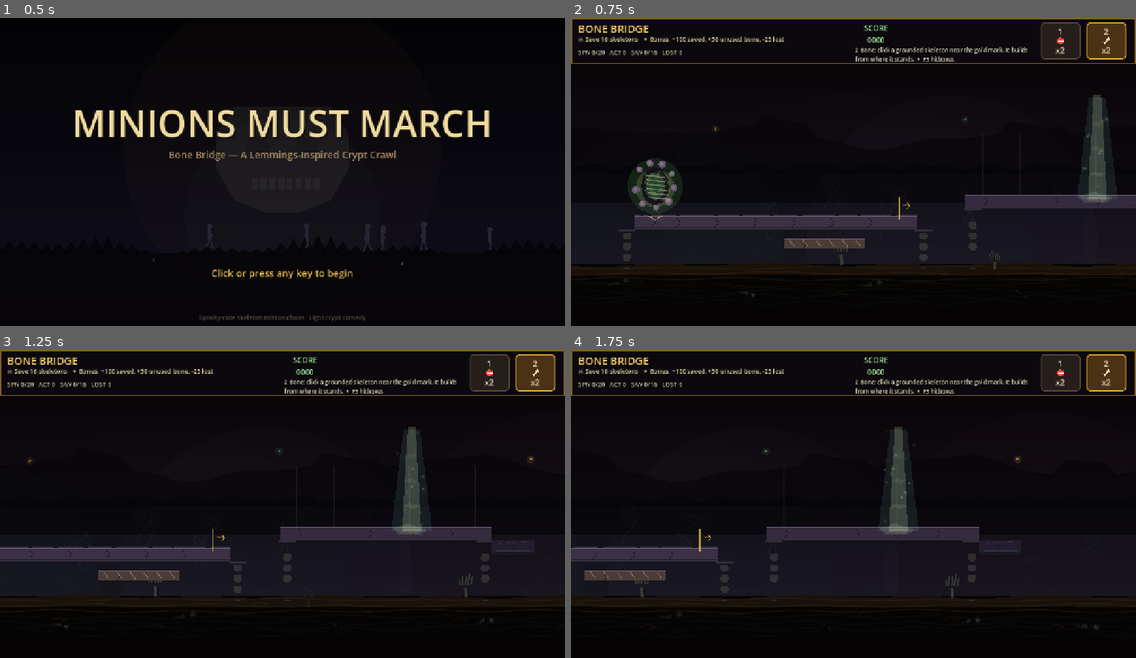
Above: before the commit, frames 1-4 (two rows, left to right).
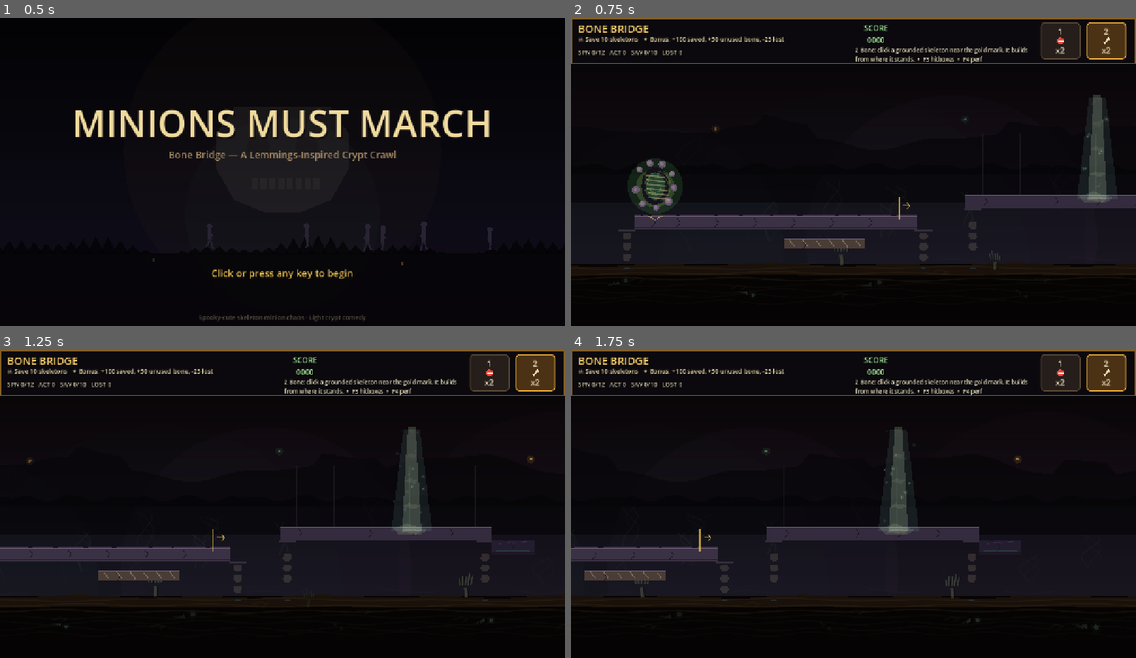
Above: after the commit, the same moments.

Repository: pwshfan1980h/minions-must-march
Game: Godot game, scene res://scenes/TitleScreen.tscn
Two runs of this game, one before a commit and one after it. Both use one fixed random seed, a clock stepped at 60 frames per second and the inputs below.
Inputs (mouse positions are in pixels of both pictures, inside the frame that each line leads up to):
- Up to frame 1 (0.5 s): no input
- Up to frame 2 (0.75 s): tap Enter at 0.5 s; move the mouse to (977, 159) at 0.52 s; hold D from 0.53 s (still down); tap R at 0.6 s; click (977, 159) at 0.67 s
- Up to frame 3 (1.25 s): keep holding D
- Up to frame 4 (1.75 s): keep holding D; tap A at 1.25 s; move the mouse to (740, 525) at 1.27 s; tap Z at 1.35 s

Frame 1 is identical in both runs. In frame 2, less than 0.1% of the frame differs, in the area x 4-73%, y 6-15%; in frame 3, less than 0.1%; in frame 4, less than 0.1%.

Commit message:
Tune skeleton crowd performance

Diff:
--- a/scenes/minions/SkeletonMinion.tscn
+++ b/scenes/minions/SkeletonMinion.tscn
@@ -29,3 +29,6 @@
 [node name="ClickShape" type="CollisionShape2D" parent="ClickArea"]
 position = Vector2(0, -8)
 shape = SubResource("CapsuleShape2D_click")
+
+[node name="VisibleOnScreenNotifier2D" type="VisibleOnScreenNotifier2D" parent="."]
+rect = Rect2(-40, -72, 80, 120)
--- a/scenes/ui/GameUI.tscn
+++ b/scenes/ui/GameUI.tscn
@@ -77,3 +77,11 @@
 horizontal_alignment = 1
 vertical_alignment = 1
 text = "CRYPT CLEARED"
+
+[node name="PerfLabel" type="Label" parent="."]
+visible = false
+offset_left = 16.0
+offset_top = 116.0
+offset_right = 420.0
+offset_bottom = 144.0
+text = "FPS 0   ACT 0   SPN 0/0   NODES 0"
--- a/scripts/core/level_state.gd
+++ b/scripts/core/level_state.gd
@@ -13,9 +13,9 @@
 	1: {
 		"name": "Bone Bridge",
 		"terrain": "level_001",
-		"rescue_required": 16,
-		"minions": 20,
-		"spawn_interval": 0.6,
+		"rescue_required": 10,
+		"minions": 12,
+		"spawn_interval": 0.9,
 		"blockers": 2,
 		"builders": 2,
 		"spawn_position": Vector2(220, 420),
@@ -26,9 +26,9 @@
 	2: {
 		"name": "The Crumblepath",
 		"terrain": "level_002",
-		"rescue_required": 14,
-		"minions": 20,
-		"spawn_interval": 0.55,
+		"rescue_required": 8,
+		"minions": 12,
+		"spawn_interval": 0.9,
 		"blockers": 1,
 		"builders": 1,
 		"spawn_position": Vector2(220, 420),
@@ -39,9 +39,9 @@
 	3: {
 		"name": "Turn, You Fools",
 		"terrain": "level_003",
-		"rescue_required": 15,
-		"minions": 18,
-		"spawn_interval": 0.6,
+		"rescue_required": 10,
+		"minions": 12,
+		"spawn_interval": 0.9,
 		"blockers": 1,
 		"builders": 0,
 		"spawn_position": Vector2(640, 420),
@@ -52,9 +52,9 @@
 	4: {
 		"name": "Two-Bridge Bypass",
 		"terrain": "level_004",
-		"rescue_required": 16,
-		"minions": 20,
-		"spawn_interval": 0.6,
+		"rescue_required": 10,
+		"minions": 12,
+		"spawn_interval": 0.9,
 		"blockers": 1,
 		"builders": 2,
 		"spawn_position": Vector2(220, 452),
--- a/scripts/effects/bone_splash.gd
+++ b/scripts/effects/bone_splash.gd
@@ -1,15 +1,17 @@
 extends Node2D
 
-const FRAGMENT_COUNT := 10
-const RIPPLE_COUNT := 5
+const FRAGMENT_COUNT := 6
+const RIPPLE_COUNT := 3
 const LIFE_SECONDS := 0.85
 const GRAVITY := 620.0
 const STYX_SURFACE_Y := 560.0
+const REDRAW_FPS := 30.0
 
 var _age := 0.0
 var _fragments: Array[Dictionary] = []
 var _ripples: Array[Dictionary] = []
 var _goop_jets: Array[Dictionary] = []
+var _redraw_timer := 0.0
 
 func _ready() -> void:
 	_build_fragments()
@@ -18,6 +20,7 @@
 
 func _process(delta: float) -> void:
 	_age += delta
+	_redraw_timer += delta
 	for fragment in _fragments:
 		fragment["velocity"].y += GRAVITY * delta
 		fragment["position"] += fragment["velocity"] * delta
@@ -27,7 +30,9 @@
 		queue_free()
 		return
 
-	queue_redraw()
+	if _redraw_timer >= 1.0 / REDRAW_FPS:
+		_redraw_timer = 0.0
+		queue_redraw()
 
 func _build_fragments() -> void:
 	var rng := RandomNumberGenerator.new()
@@ -55,7 +60,7 @@
 			"offset": rng.randf_range(-14.0, 14.0),
 			"phase": rng.randf_range(0.0, TAU),
 		})
-	for i in 8:
+	for i in 5:
 		_goop_jets.append({
 			"x": rng.randf_range(-24.0, 24.0),
 			"height": rng.randf_range(16.0, 42.0),
--- a/scripts/minions/skeleton_minion.gd
+++ b/scripts/minions/skeleton_minion.gd
@@ -7,7 +7,7 @@
 
 const BoneSplashScene := preload("res://scenes/effects/BoneSplash.tscn")
 
-const WALK_SPEED := 42.0
+const WALK_SPEED := 34.0
 const GRAVITY := 760.0
 const MAX_FALL_SPEED := 520.0
 const FATAL_FALL_SPEED := 470.0
@@ -16,7 +16,7 @@
 const BLOCKER_VERTICAL_TOLERANCE := 18.0
 const STYX_SURFACE_Y := 560.0
 const VISUAL_SCALE := 0.72
-const WALK_ANIM_FPS := 14.0
+const WALK_ANIM_FPS := 10.0
 const BUILDER_SWING_FPS := 5.5
 const BUILDER_PULSE_SECONDS := 0.46
 const VAULT_CONTACT_MAX_HEIGHT := 30.0
@@ -27,6 +27,9 @@
 const STYX_IMPACT_Y := STYX_SURFACE_Y - 2.0
 const STANCE_FRACTION := 0.6
 const FOOT_NEUTRAL_PITCH := 0.46
+const VISUAL_REDRAW_FPS := 24.0
+const OFFSCREEN_REDRAW_FPS := 8.0
+const BLOCKER_CHECK_INTERVAL := 0.08
 
 # Three body archetypes — each minion picks one at spawn. Within an archetype
 # we add small jitter so duplicates don't look copy-pasted, but the silhouette
@@ -89,16 +92,26 @@
 var _vault_cooldown := 0.0
 var _vault_anim_time := 0.0
 var _styx_death_started := false
+var _visual_redraw_timer := 0.0
+var _visual_redraw_requested := false
+var _is_on_screen := true
+var _blocker_check_timer := 0.0
+var _blocker_ahead_cached := false
 
 @onready var collision_shape: CollisionShape2D = $CollisionShape2D
 @onready var click_area: Area2D = $ClickArea
 @onready var click_shape: CollisionShape2D = $ClickArea/ClickShape
+@onready var screen_notifier: VisibleOnScreenNotifier2D = $VisibleOnScreenNotifier2D
 
 func _ready() -> void:
 	add_to_group("minions")
 	input_pickable = false
 	if click_area != null:
 		click_area.input_event.connect(_on_click_area_input_event)
+	if screen_notifier != null:
+		_is_on_screen = screen_notifier.is_on_screen()
+		screen_notifier.screen_entered.connect(_on_screen_entered)
+		screen_notifier.screen_exited.connect(_on_screen_exited)
 	var rng := RandomNumberGenerator.new()
 	rng.seed = int(get_instance_id())
 	var type_keys := BODY_TYPES.keys()
@@ -111,19 +124,21 @@
 	_bob_scale = float(bt["bob_scale"])
 	_stride_variant = float(bt["stride_speed"]) * rng.randf_range(0.95, 1.05)
 	_spine_variant = float(bt["spine_bias"]) + rng.randf_range(-0.05, 0.05)
-	queue_redraw()
+	_request_visual_redraw(true)
 
 func _process(delta: float) -> void:
+	_visual_redraw_timer += delta
 	# Tweened custom draw properties need redraws while the sinking corpse animates.
 	if not alive and not rescued:
-		queue_redraw()
+		_request_visual_redraw()
 	if is_builder:
 		_builder_anim_time += delta
 		_builder_pulse_time = maxf(0.0, _builder_pulse_time - delta)
-		queue_redraw()
+		_request_visual_redraw()
 	if _vault_anim_time > 0.0:
 		_vault_anim_time = maxf(0.0, _vault_anim_time - delta)
-		queue_redraw()
+		_request_visual_redraw()
+	_flush_visual_redraw_if_due()
 
 func _physics_process(delta: float) -> void:
 	if not alive or rescued:
@@ -140,7 +155,7 @@
 		var anim_frame := int(_walk_time * WALK_ANIM_FPS)
 		if anim_frame != _last_anim_frame:
 			_last_anim_frame = anim_frame
-			queue_redraw()
+			_request_visual_redraw()
 	if not is_blocker and not is_builder:
 		highest_fall_speed = maxf(highest_fall_speed, velocity.y)
 		if _is_tumbling:
@@ -148,7 +163,7 @@
 			var wobble := sin(_air_time * 8.5 + float(get_instance_id()) * 0.01) * 0.10
 			_visual_tumble_rotation += (_tumble_speed + wobble) * delta
 			_tumble_speed = clampf(_tumble_speed + signf(_tumble_speed) * 0.11 * delta, -4.8, 4.8)
-			queue_redraw()
+			_request_visual_redraw()
 
 	move_and_slide()
 
@@ -168,7 +183,7 @@
 			_stop_tumble()
 
 		if not is_blocker and not is_builder:
-			if _has_blocker_ahead():
+			if _has_blocker_ahead(delta):
 				_turn_around()
 			elif _is_blocked_ahead() and not _try_vault_ahead():
 				# A just-vaulted skeleton may still be settling onto the next step or
@@ -219,11 +234,11 @@
 		_builder_pulse_time = 0.0
 	velocity = Vector2.ZERO
 	_stop_tumble()
-	queue_redraw()
+	_request_visual_redraw(true)
 
 func play_builder_build_pulse(duration := BUILDER_PULSE_SECONDS) -> void:
 	_builder_pulse_time = duration
-	queue_redraw()
+	_request_visual_redraw(true)
 
 func become_blocker() -> bool:
 	if not alive or rescued or is_blocker or not is_on_floor():
@@ -232,7 +247,7 @@
 	_stop_tumble()
 	velocity = Vector2.ZERO
 	add_to_group("blockers")
-	queue_redraw()
+	_request_visual_redraw(true)
 	return true
 
 func resume_march() -> bool:
@@ -240,7 +255,7 @@
 		return false
 	is_blocker = false
 	remove_from_group("blockers")
-	queue_redraw()
+	_request_visual_redraw(true)
 	return true
 
 func die_to(kind: String) -> void:
@@ -312,7 +327,7 @@
 	_air_time = 0.0
 	_tumble_speed = direction * lerpf(2.05, 3.15, variant)
 	_visual_tumble_rotation = direction * lerpf(0.06, 0.14, variant)
-	queue_redraw()
+	_request_visual_redraw(true)
 
 func _stop_tumble() -> void:
 	if not _is_tumbling and absf(_visual_tumble_rotation) < 0.001:
@@ -322,7 +337,7 @@
 	_air_time = 0.0
 	_visual_tumble_rotation = 0.0
 	_sink_wobble = 0.0
-	queue_redraw()
+	_request_visual_redraw(true)
 
 func _spawn_bone_splash(spawn_position := Vector2.INF) -> void:
 	var splash := BoneSplashScene.instantiate()
@@ -331,7 +346,7 @@
 
 func _turn_around() -> void:
 	direction *= -1.0
-	queue_redraw()
+	_request_visual_redraw(true)
 
 func _is_blocked_ahead() -> bool:
 	return _get_wall_collision_ahead() != null
@@ -367,23 +382,54 @@
 		_vault_cooldown = VAULT_COOLDOWN_SECONDS
 		_vault_anim_time = VAULT_ANIM_SECONDS
 		_stop_tumble()
-		queue_redraw()
+		_request_visual_redraw(true)
 		return true
 	return false
 
-func _has_blocker_ahead() -> bool:
+func _has_blocker_ahead(delta: float) -> bool:
+	_blocker_check_timer -= delta
+	if _blocker_check_timer > 0.0:
+		return _blocker_ahead_cached
+	_blocker_check_timer = BLOCKER_CHECK_INTERVAL
+	_blocker_ahead_cached = false
 	for blocker in get_tree().get_nodes_in_group("blockers"):
 		if blocker == self or not is_instance_valid(blocker):
 			continue
 		var blocker_offset: Vector2 = blocker.global_position - global_position
 		if absf(blocker_offset.y) <= BLOCKER_VERTICAL_TOLERANCE and signf(blocker_offset.x) == signf(direction):
 			if absf(blocker_offset.x) <= BLOCKER_TURN_DISTANCE:
+				_blocker_ahead_cached = true
 				return true
-	return false
+	return _blocker_ahead_cached
 
 func set_debug_click_area(enabled: bool) -> void:
 	_debug_click_area = enabled
+	_request_visual_redraw(true)
+
+func _request_visual_redraw(force := false) -> void:
+	if force:
+		_visual_redraw_requested = false
+		_visual_redraw_timer = 0.0
+		queue_redraw()
+		return
+	_visual_redraw_requested = true
+
+func _flush_visual_redraw_if_due() -> void:
+	if not _visual_redraw_requested:
+		return
+	var fps := VISUAL_REDRAW_FPS if _is_on_screen else OFFSCREEN_REDRAW_FPS
+	if _visual_redraw_timer < 1.0 / fps:
+		return
+	_visual_redraw_requested = false
+	_visual_redraw_timer = 0.0
 	queue_redraw()
+
+func _on_screen_entered() -> void:
+	_is_on_screen = true
+	_request_visual_redraw(true)
+
+func _on_screen_exited() -> void:
+	_is_on_screen = false
 
 func _disable_click_target() -> void:
 	if click_area != null:
--- a/scripts/ui/game_ui.gd
+++ b/scripts/ui/game_ui.gd
@@ -12,16 +12,20 @@
 @onready var blocker_button: Button = $JobBar/BlockerButton
 @onready var builder_button: Button = $JobBar/BuilderButton
 @onready var result_label: Label = $ResultLabel
+@onready var perf_label: Label = $PerfLabel
 
 var selected_job := "builder"
 var blockers_remaining := 0
 var builders_remaining := 0
 var _last_stats: Dictionary = {}
 var _spooky_font: SystemFont
+var _perf_overlay_enabled := false
+var _perf_update_timer := 0.0
 
 func _ready() -> void:
 	print("GameUI ready")
 	result_label.hide()
+	perf_label.hide()
 	_spooky_font = _make_spooky_font()
 	_apply_visual_style()
 	blocker_button.pressed.connect(_select_blocker)
@@ -50,6 +54,16 @@
 	builder_button.text = "2\n🦴\nx%d" % builders_remaining
 	hint_label.text = _build_hint_text(stats)
 	_update_job_buttons()
+	_update_perf_overlay(true)
+
+func _process(delta: float) -> void:
+	if not _perf_overlay_enabled:
+		return
+	_perf_update_timer += delta
+	if _perf_update_timer < 0.25:
+		return
+	_perf_update_timer = 0.0
+	_update_perf_overlay()
 
 func show_level_finished(success: bool, stats: Dictionary) -> void:
 	result_label.show()
@@ -70,6 +84,8 @@
 			_select_blocker()
 		elif event.keycode == KEY_2:
 			_select_builder()
+		elif event.keycode == KEY_F4:
+			_toggle_perf_overlay()
 
 func _select_blocker() -> void:
 	if blockers_remaining <= 0:
@@ -87,6 +103,7 @@
 
 func _build_hint_text(stats: Dictionary) -> String:
 	var debug_text := "  •  F3 hitbox ON" if stats.get("debug_click_areas", false) else "  •  F3 hitboxes"
+	debug_text += "  •  F4 perf ON" if _perf_overlay_enabled else "  •  F4 perf"
 	if selected_job == "builder" and builders_remaining > 0:
 		return "2 Bone: click a grounded skeleton near the gold mark. It builds from where it stands." + debug_text
 	if builders_remaining <= 0:
@@ -124,6 +141,12 @@
 	result_label.add_theme_font_size_override("font_size", 30)
 	result_label.add_theme_constant_override("shadow_offset_x", 3)
 	result_label.add_theme_constant_override("shadow_offset_y", 3)
+	perf_label.add_theme_font_override("font", _spooky_font)
+	perf_label.add_theme_font_size_override("font_size", 13)
+	perf_label.add_theme_color_override("font_color", Color("b5ffbf"))
+	perf_label.add_theme_color_override("font_shadow_color", Color(0.0, 0.0, 0.0, 0.9))
+	perf_label.add_theme_constant_override("shadow_offset_x", 2)
+	perf_label.add_theme_constant_override("shadow_offset_y", 2)
 
 	for button in [blocker_button, builder_button]:
 		button.add_theme_font_override("font", _spooky_font)
@@ -172,3 +195,19 @@
 	font.font_names = PackedStringArray(["Papyrus", "Chalkduster", "Marker Felt", "Georgia", "Times New Roman"])
 	font.antialiasing = TextServer.FONT_ANTIALIASING_GRAY
 	return font
+
+func _toggle_perf_overlay() -> void:
+	_perf_overlay_enabled = not _perf_overlay_enabled
+	perf_label.visible = _perf_overlay_enabled
+	_update_perf_overlay(true)
+
+func _update_perf_overlay(force := false) -> void:
+	if not force and not _perf_overlay_enabled:
+		return
+	perf_label.text = "FPS %d   ACT %d   SPN %d/%d   NODES %d" % [
+		Engine.get_frames_per_second(),
+		_last_stats.get("active", 0),
+		_last_stats.get("spawned", 0),
+		_last_stats.get("total", 0),
+		get_tree().get_node_count(),
+	]
Not shown, added: docs/performance-tuning.md
